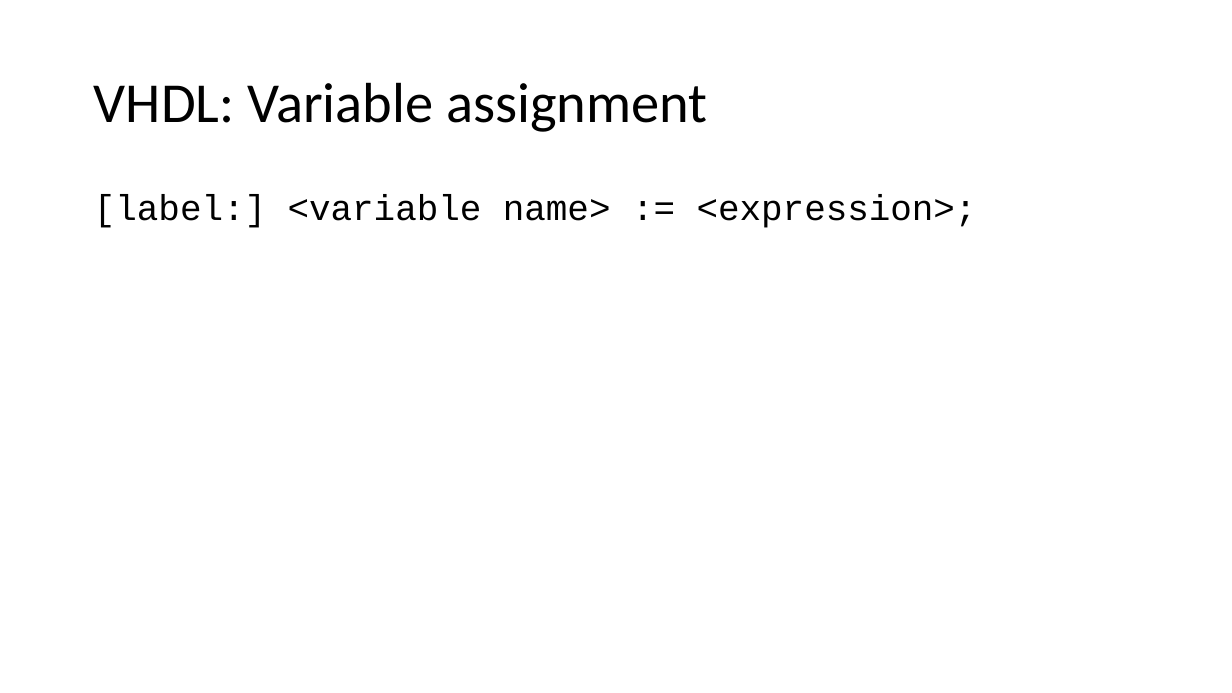
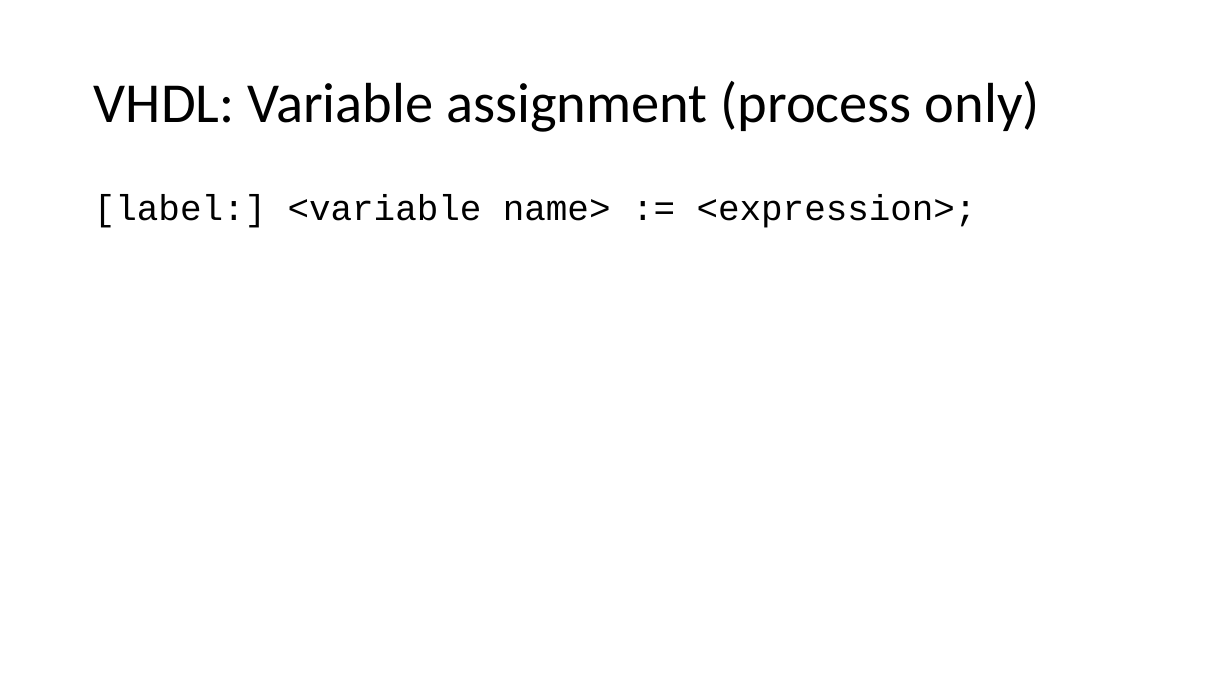
Before and after one commit to quarck/vhdl_intro, a slide deck: slide 30 of part2.pptx (slide 29 before the commit). Drawn at 1232x693 pixels with LibreOffice and Linux fonts; fonts in the diff are those of the drawing. Boxes give left, top, right and bottom in pixels: in the first picture for what was removed or moved away, otherwise in the second. Text is boxed around its words. In the diff, an @@ line names an element or a change of style, - is before the commit and + after.

```diff
--- a/part2.pptx
+++ b/part2.pptx
@@ title at (x1=94, y1=81, x2=1040, y2=132): text changed @@
-VHDL: Variable assignment
+VHDL: Variable assignment (process only)
```
Also in this commit, not shown: 3 other slides changed, 11 slides added, 1 other file.
